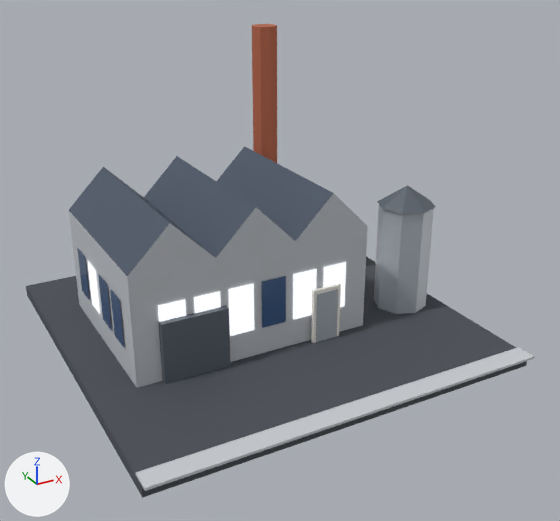
Two versions of the glTF model public/models/v2/37_lod1.glb, one commit apart.
Before and after are seen from a 50 mm lens placed at (-0.806, -1.598, 0.975), pointed at (0.023, -0.092, 0.221). Arrows for +X, +Y and +Z are at lower left; the lights stay in place. The picture after the commit comes second. Vertices at exactly the same position are counted once.

In view in the first picture: 'b37_v2_lod1'.
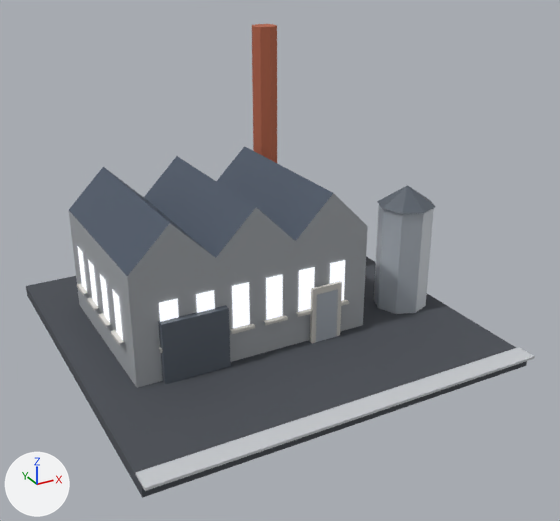
Diff of the bpy script that builds the scene:
```diff
--- a/public/models/v2/37_lod1.glb.py
+++ b/public/models/v2/37_lod1.glb.py
@@ mat_wall_grey @@
 n2 = _N.new('ShaderNodeMix'); n2.name = 'Mix'
 n2.inputs[0].default_value = 1.0  # 'Factor'
-n2.inputs[7].default_value = (0.521, 0.546, 0.578, 1.0)  # 'B', light grey #bfc3c8
+n2.inputs[7].default_value = (0.361, 0.381, 0.402, 1.0)  # 'B', grey #a2a6aa
 n3 = _N.new('ShaderNodeVertexColor'); n3.name = 'Color Attribute'
@@ mat_white @@
 n2 = _N.new('ShaderNodeMix'); n2.name = 'Mix'
 n2.inputs[0].default_value = 1.0  # 'Factor'
-n2.inputs[7].default_value = (0.88, 0.855, 0.791, 1.0)  # 'B', white #f1eee6
+n2.inputs[7].default_value = (0.617, 0.597, 0.552, 1.0)  # 'B', light grey #cecbc4
 n3 = _N.new('ShaderNodeVertexColor'); n3.name = 'Color Attribute'
@@ mat_glow_window_res @@
+mat_glow_window_res = bpy.data.materials.new('glow_window_res')
+# nodes: BsdfPrincipled, Mix, OutputMaterial, VertexColor
+# colours: blue #3d5a82, mixed with the vertex colours
@@ me_b37_v2_lod1 @@
-me_b37_v2_lod1.from_pydata(...)  # 204 vertices, 196 faces; spans x -0.48..0.48, y -0.5..0.48, z 0.0..0.72
+me_b37_v2_lod1.from_pydata(...)  # 324 vertices, 276 faces; spans x -0.48..0.48, y -0.5..0.48, z 0.0..0.72
+# me_b37_v2_lod1 part 1: the loose piece of 8 vertices spanning x 0.062..0.138, y -0.186..-0.178, z 0.03..0.17 is scaled about its middle by (1.08, 1, 1.04), then moved by (0.0, 0.0, 0.002)
+# me_b37_v2_lod1 part 2: the loose piece of 4 vertices spanning x -0.237..-0.173, y -0.173, z 0.1..0.22 is rebuilt with 4 vertices and now spans x -0.231..-0.188, y -0.173, z 0.118..0.226, in mat_glow_window_res
+# me_b37_v2_lod1 part 3: the loose piece of 4 vertices spanning x -0.153..-0.09, y -0.173, z 0.1..0.22 is rebuilt with 4 vertices and now spans x -0.145..-0.102, y -0.173, z 0.118..0.226, in mat_glow_window_res
+# me_b37_v2_lod1 part 4: the loose piece of 4 vertices spanning x 0.013..0.077, y -0.173, z 0.1..0.22 is rebuilt with 4 vertices and now spans x 0.028..0.071, y -0.173, z 0.118..0.226, in mat_glow_window_res
+# me_b37_v2_lod1 part 5: the loose piece of 4 vertices spanning x 0.097..0.16, y -0.173, z 0.1..0.22 is rebuilt with 4 vertices and now spans x 0.114..0.157, y -0.173, z 0.118..0.226, in mat_glow_window_res
+# me_b37_v2_lod1 part 6: the loose piece of 4 vertices spanning x -0.383, y 0.071..0.139, z 0.1..0.22 is rebuilt with 4 vertices and now spans x -0.383, y 0.084..0.131, z 0.118..0.226, in mat_glow_window_res
+# me_b37_v2_lod1 part 7: the loose piece of 4 vertices spanning x -0.07..-0.007, y -0.173, z 0.1..0.22 is rebuilt with 4 vertices and now spans x -0.058..-0.015, y -0.173, z 0.118..0.226, in mat_glow_window_res
+# me_b37_v2_lod1 part 8: the loose piece of 4 vertices spanning x -0.383, y -0.109..-0.041, z 0.1..0.22 is rebuilt with 4 vertices and now spans x -0.383, y -0.105..-0.058, z 0.118..0.226, in mat_glow_window_res
+# me_b37_v2_lod1 part 9: the loose piece of 4 vertices spanning x -0.383, y -0.019..0.049, z 0.1..0.22 is rebuilt with 4 vertices and now spans x -0.383, y -0.011..0.036, z 0.118..0.226, in mat_glow_window_res
+# me_b37_v2_lod1 part 10: the loose piece of 4 vertices spanning x -0.383, y 0.161..0.229, z 0.1..0.22 is rebuilt with 4 vertices and now spans x -0.383, y 0.178..0.225, z 0.118..0.226, in mat_glow_window_res
+# me_b37_v2_lod1 part 11: the loose piece of 4 vertices spanning x -0.32..-0.257, y -0.173, z 0.1..0.22 is rebuilt with 4 vertices and now spans x -0.317..-0.274, y -0.173, z 0.118..0.226, in mat_glow_window_res
+# me_b37_v2_lod1 part 12: 120 vertices added at x -0.394..0.234, y -0.184..0.303, z 0.111..0.118
+# other edits to the shape of me_b37_v2_lod1 do not show in these pictures
 me_b37_v2_lod1.materials.append(mat_asphalt)
@@ me_b37_v2_lod1 @@
 me_b37_v2_lod1.materials.append(mat_metal)
-me_b37_v2_lod1.materials.append(mat_glow_window)
-me_b37_v2_lod1.materials.append(mat_glass_dark)
+me_b37_v2_lod1.materials.append(mat_glow_window_res)
```

Changed parts and their boxes [x1, y1, x2, y2] in the pictures (560 x 521 px; the box of a moved part takes in the faces that stretch with it):
'b37_v2_lod1', surface changed, reshaped
    both: [26, 24, 535, 498]
part 1 of me_b37_v2_lod1, moved or reshaped
    before: [311, 283, 341, 343]
    after: [310, 281, 342, 343]
part 2 of me_b37_v2_lod1, rebuilt
    before: [194, 291, 221, 313]
    after: [196, 290, 215, 313]
part 3 of me_b37_v2_lod1, rebuilt (30% narrower, 13% shorter)
    before: [228, 283, 254, 336]
    after: [232, 282, 250, 328]
part 4 of me_b37_v2_lod1, rebuilt (28% narrower, 12% shorter)
    before: [293, 269, 317, 320]
    after: [298, 267, 315, 312]
part 5 of me_b37_v2_lod1, rebuilt (33% narrower, 9% shorter)
    before: [323, 262, 346, 307]
    after: [330, 260, 345, 301]
part 6 of me_b37_v2_lod1, rebuilt (21% narrower, 13% shorter)
    before: [87, 260, 100, 314]
    after: [88, 259, 98, 306]
part 7 of me_b37_v2_lod1, rebuilt (28% narrower, 11% shorter)
    before: [262, 276, 286, 328]
    after: [266, 274, 283, 320]
part 8 of me_b37_v2_lod1, rebuilt (20% narrower, 12% shorter)
    before: [110, 289, 124, 347]
    after: [112, 289, 123, 340]
part 9 of me_b37_v2_lod1, rebuilt (27% narrower, 16% shorter)
    before: [98, 274, 112, 331]
    after: [100, 274, 110, 322]
part 10 of me_b37_v2_lod1, rebuilt (21% narrower, 15% shorter)
    before: [77, 248, 90, 301]
    after: [77, 246, 87, 291]
part 11 of me_b37_v2_lod1, rebuilt
    before: [158, 299, 186, 322]
    after: [159, 298, 179, 322]
part 12 of me_b37_v2_lod1, added
    after: [77, 283, 349, 353]
